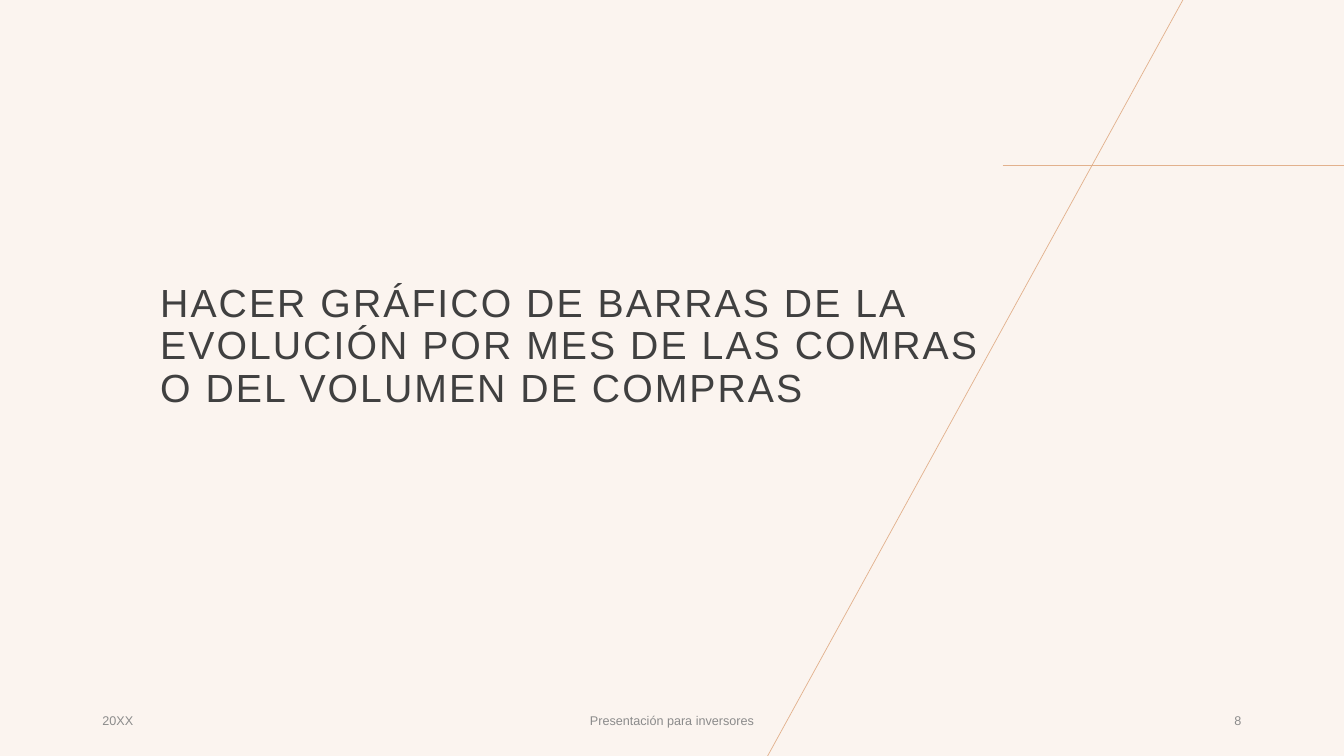
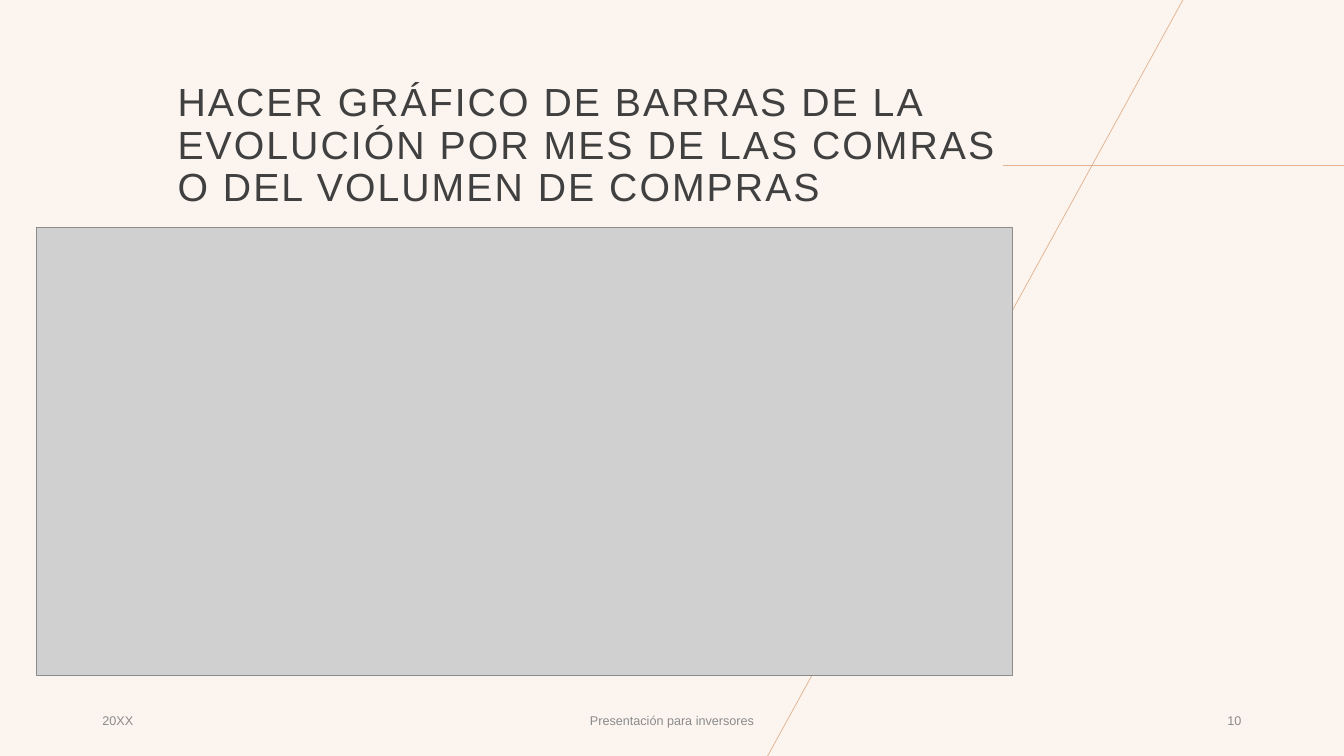
Before and after one commit to AlbertoLandinWork/PG-Olist-grupo12, a slide deck: slide 10 of presentaciones/Presentacion_Semana4.pptx (slide 8 before the commit). Drawn at 1344x756 pixels with LibreOffice and Linux fonts; fonts in the diff are those of the drawing; grey boxes stand for pictures. Boxes give left, top, right and bottom in pixels: in the first picture for what was removed or moved away, otherwise in the second. Text is boxed around its words. In the diff, an @@ line names an element or a change of style, - is before the commit and + after.

```diff
--- a/presentaciones/Presentacion_Semana4.pptx
+++ b/presentaciones/Presentacion_Semana4.pptx
@@ title "HACER GRÁFICO DE BARRAS DE ..." moved from (x1=160, y1=286, x2=977, y2=403) to (x1=178, y1=85, x2=994, y2=202) @@
@@ picture added at (x1=36, y1=228, x2=1012, y2=676) @@
@@ page number at (x1=1227, y1=716, x2=1241, y2=725): text changed @@
-8
+10
```
Also in this commit, not shown: 6 other slides changed, 3 slides added, 1 slide removed.
